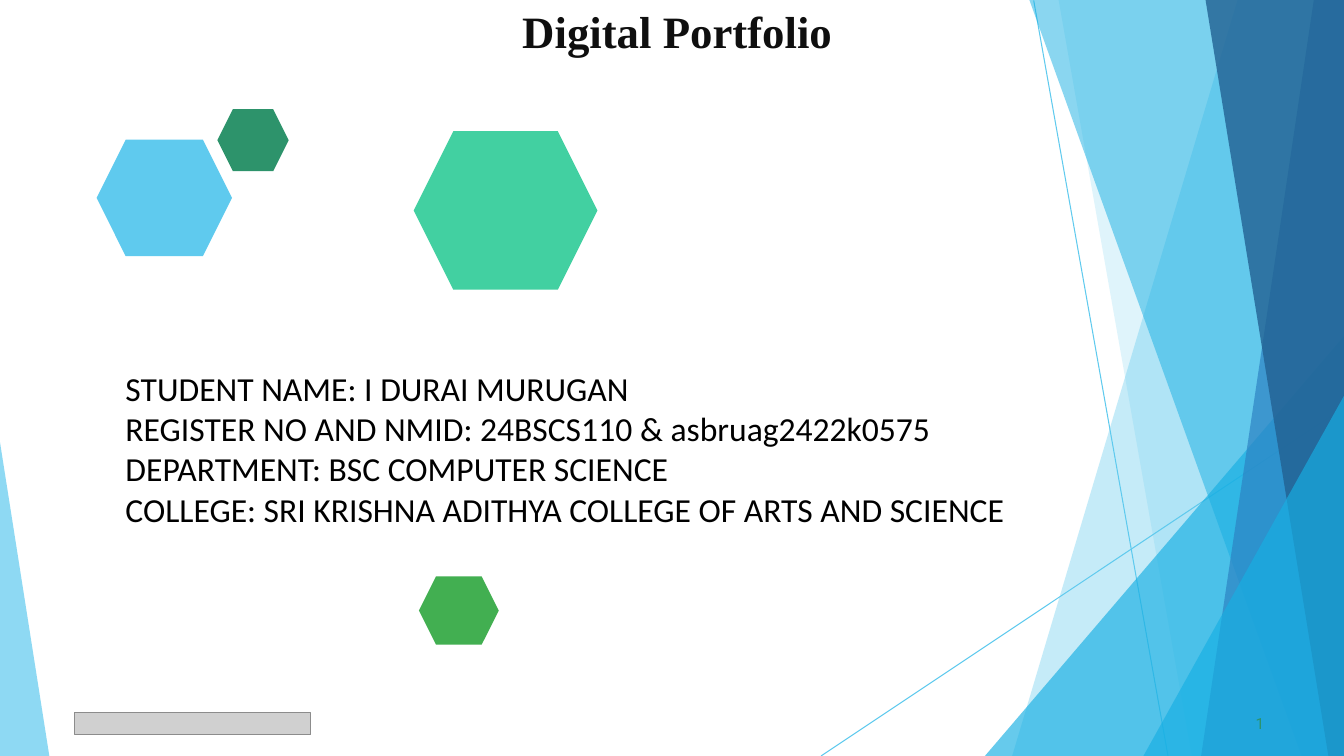
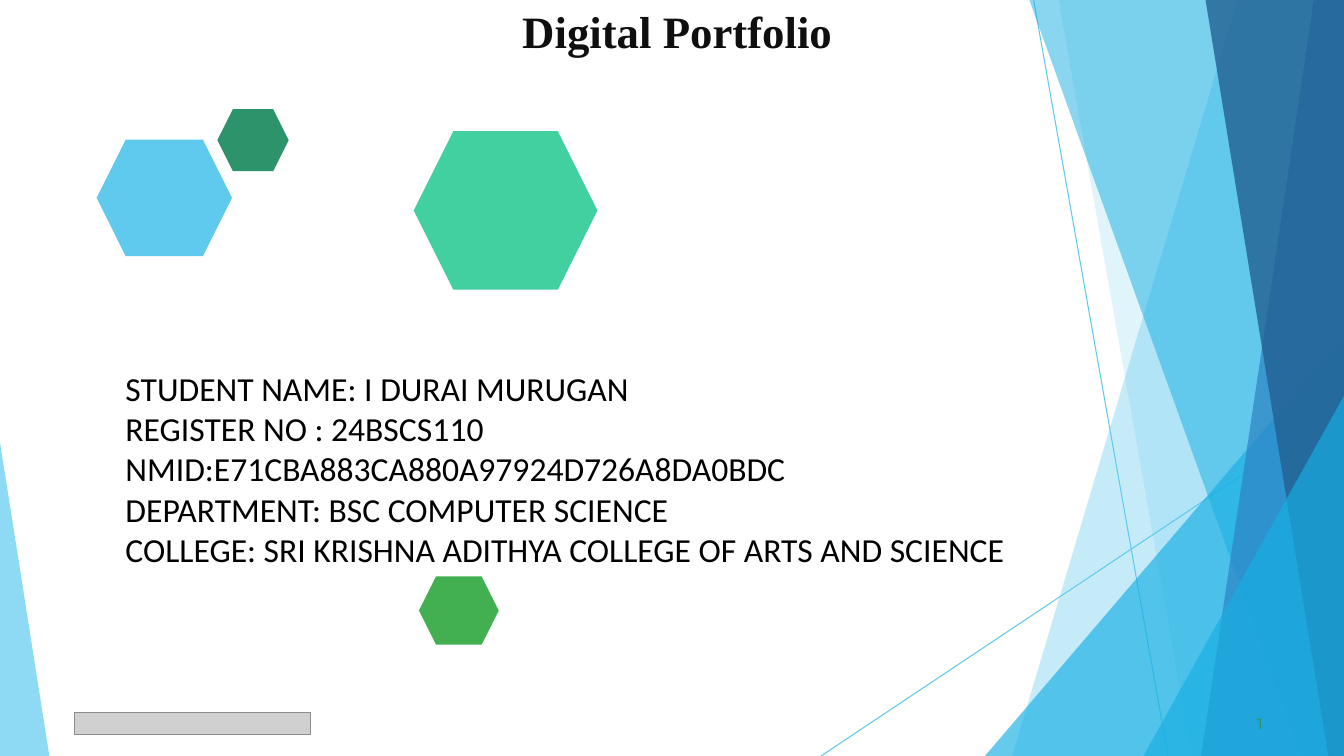
Before and after one commit to 24bscs110duraimurugani-hub/Durai-ppt, a slide deck: slide 1 of durai ppt.pptx. Drawn at 1344x756 pixels with LibreOffice and Linux fonts; fonts in the diff are those of the drawing; grey boxes stand for pictures. Boxes give left, top, right and bottom in pixels: in the first picture for what was removed or moved away, otherwise in the second. Text is boxed around its words. In the diff, an @@ line names an element or a change of style, - is before the commit and + after.

```diff
--- a/durai ppt.pptx
+++ b/durai ppt.pptx
@@ text at box(125, 419, 785, 482): text changed @@
-REGISTER NO AND NMID: 24BSCS110 & asbruag2422k0575
+REGISTER NO : 24BSCS110
+NMID:E71CBA883CA880A97924D726A8DA0BDC
```
